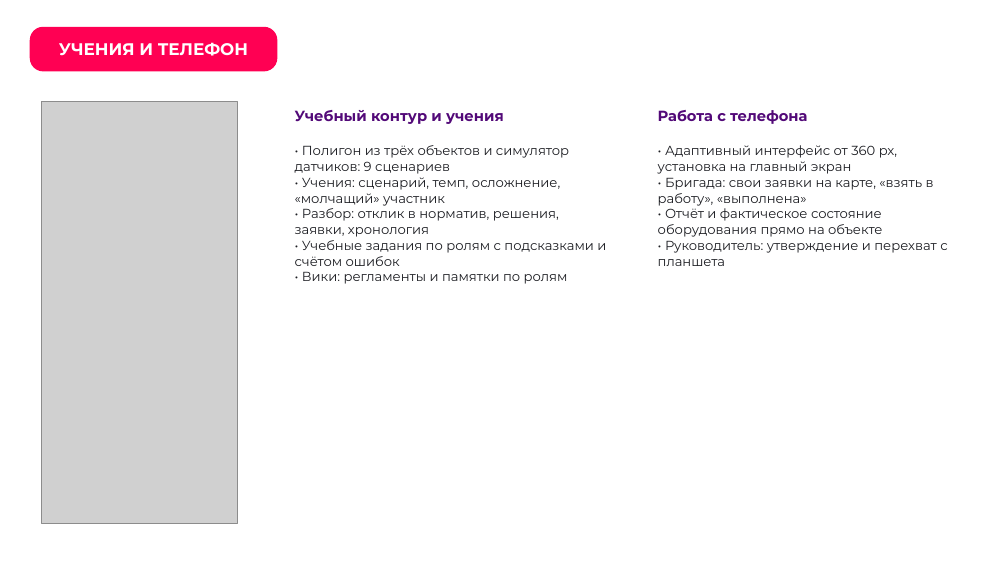
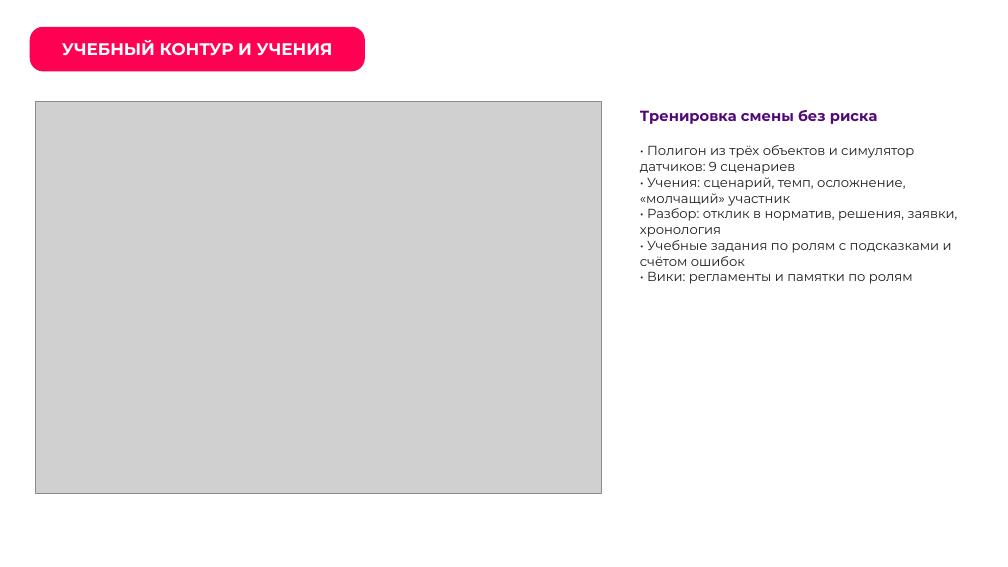
Before and after one commit to Microgit-dev/collector_incident_forecast, a slide deck: slide 22 of docs/delivery/out/Презентация.pptx (slide 20 before the commit). Drawn at 1008x567 pixels with LibreOffice and Linux fonts; fonts in the diff are those of the drawing; grey boxes stand for pictures; background and template pictures are left out. Boxes give left, top, right and bottom in pixels: in the first picture for what was removed or moved away, otherwise in the second. Text is boxed around its words. In the diff, an @@ line names an element or a change of style, - is before the commit and + after.

```diff
--- a/docs/delivery/out/Презентация.pptx
+++ b/docs/delivery/out/Презентация.pptx
@@ rounded rectangle "УЧЕБНЫЙ КОНТУР И УЧЕНИЯ": place and size @@
-rounded rectangle "УЧЕБНЫЙ КОНТУР И УЧЕНИЯ" at [295, 110, 504, 124]
+rounded rectangle "УЧЕБНЫЙ КОНТУР И УЧЕНИЯ" at [29, 26, 364, 71]
@@ rounded rectangle "УЧЕБНЫЙ КОНТУР И УЧЕНИЯ" at [29, 26, 364, 71]: vertical alignment top to middle; fill none to #FF0053 @@
@@ rounded rectangle removed at [29, 26, 278, 71] @@
-УЧЕНИЯ И ТЕЛЕФОН
@@ text in rounded rectangle at [62, 40, 333, 56]: text changed; size 14 to 16 pt; text colour #520978 to #FFFFFF @@
-Учебный контур и учения
+УЧЕБНЫЙ КОНТУР И УЧЕНИЯ
@@ rounded rectangle: place and size @@
-rounded rectangle at [280, 95, 625, 530]
+rounded rectangle at [31, 97, 606, 498]
@@ rounded rectangle at [31, 97, 606, 498]: proportions changed @@
@@ picture added at [36, 101, 601, 494] @@
@@ rounded rectangle removed at [37, 97, 241, 529] @@
@@ picture removed at [42, 101, 237, 524] @@
@@ rounded rectangle: place and size @@
-rounded rectangle at [643, 95, 976, 530]
+rounded rectangle at [625, 95, 977, 530]
@@ text at [640, 110, 878, 124]: text changed @@
-Работа с телефона
+Тренировка смены без риска
@@ text "• Полигон из трёх объектов ..." rewrapped from [295, 145, 606, 284] to [640, 145, 958, 284] @@
@@ text removed at [658, 145, 947, 266] @@
-• Адаптивный интерфейс от 360 px, установка на главный экран
-• Бригада: свои заявки на карте, «взять в работу», «выполнена»
-• Отчёт и фактическое состояние оборудования прямо на объекте
-• Руководитель: утверждение и перехват с планшета
```
Also in this commit, not shown: 2 slides added, 1 other file.
